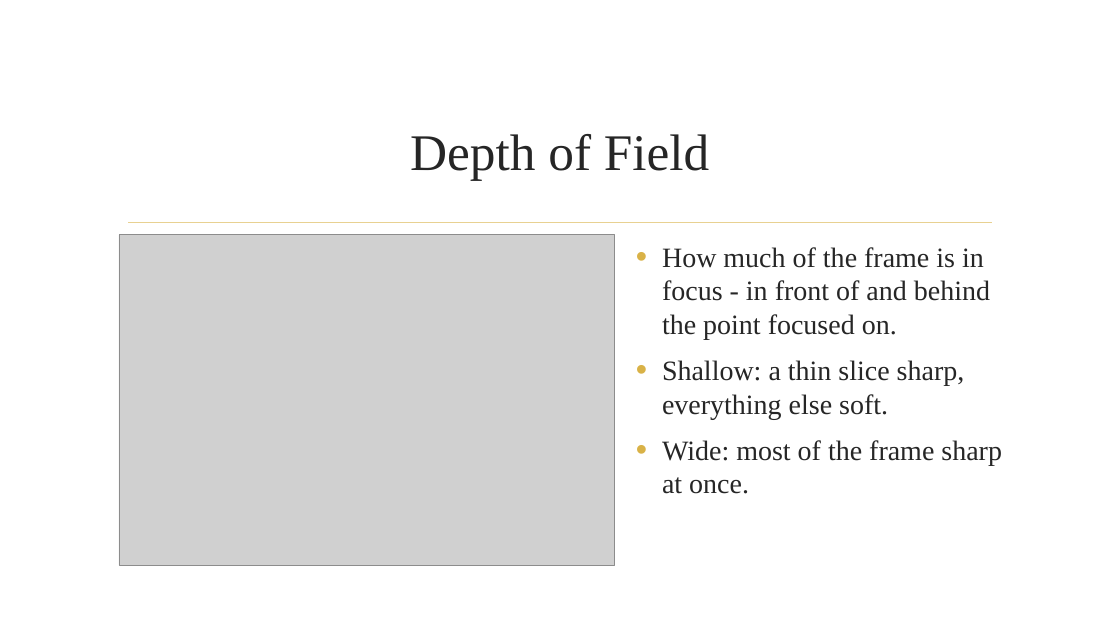
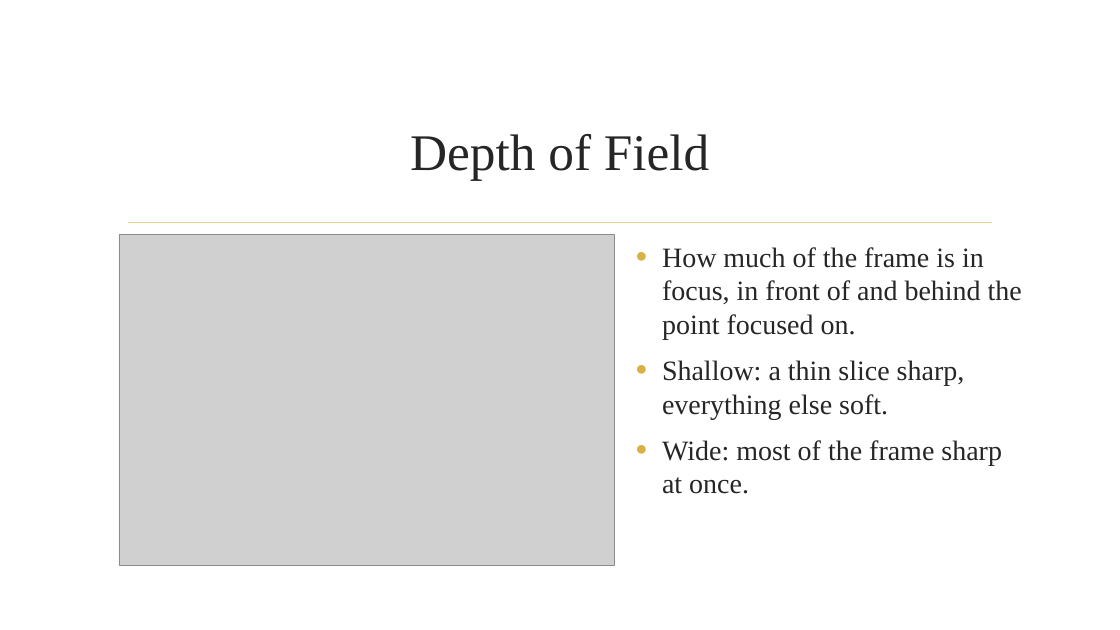
Before and after one commit to dcoes/Classes, a slide deck: slide 20 of Storyboarding/NewLectures/06_Perspective_REVISED.pptx. Drawn at 1120x630 pixels with LibreOffice and Linux fonts; fonts in the diff are those of the drawing; grey boxes stand for pictures; background and template pictures are left out. Boxes give left, top, right and bottom in pixels: in the first picture for what was removed or moved away, otherwise in the second. Text is boxed around its words. In the diff, an @@ line names an element or a change of style, - is before the commit and + after.

```diff
--- a/Storyboarding/NewLectures/06_Perspective_REVISED.pptx
+++ b/Storyboarding/NewLectures/06_Perspective_REVISED.pptx
@@ text at bbox=[662, 247, 1022, 339]: text changed @@
-• How much of the frame is in focus - in front of and behind the point focused on.
+• How much of the frame is in focus, in front of and behind the point focused on.
```
Also in this commit, not shown: 15 other slides changed, 21 other files.
